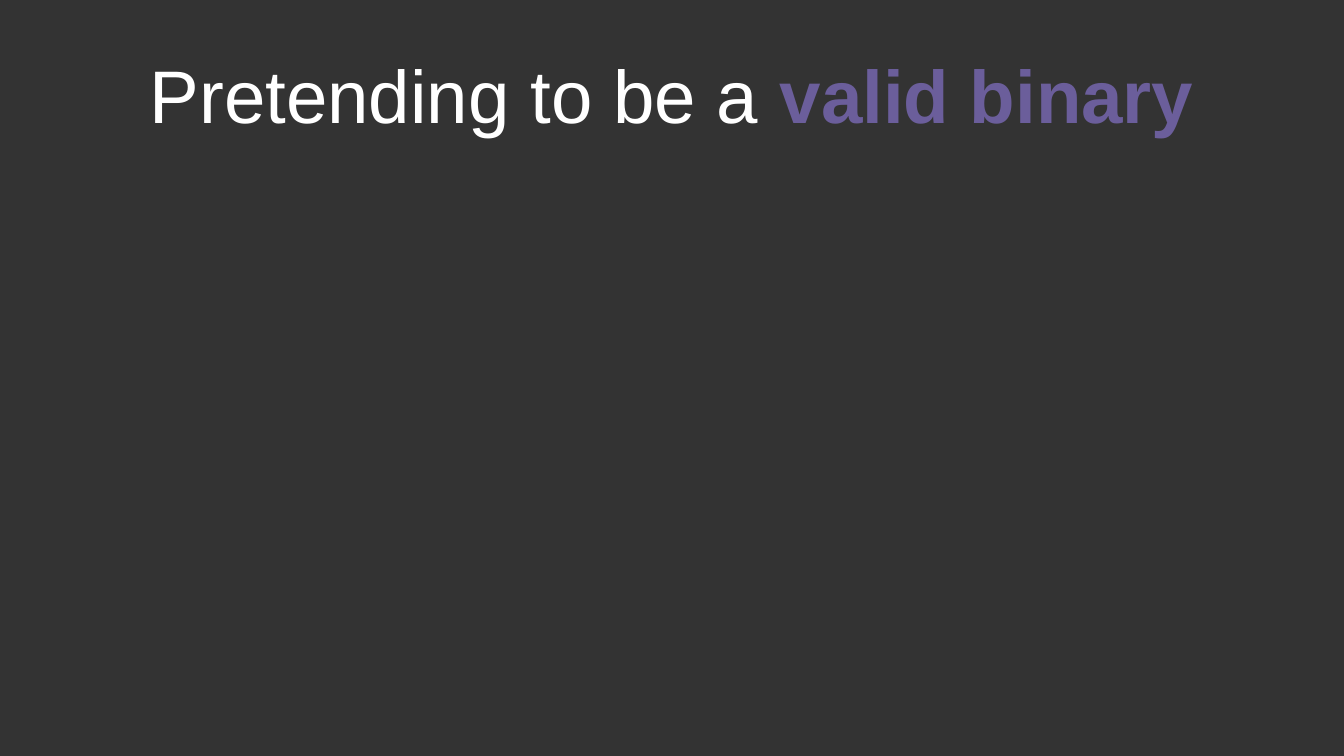
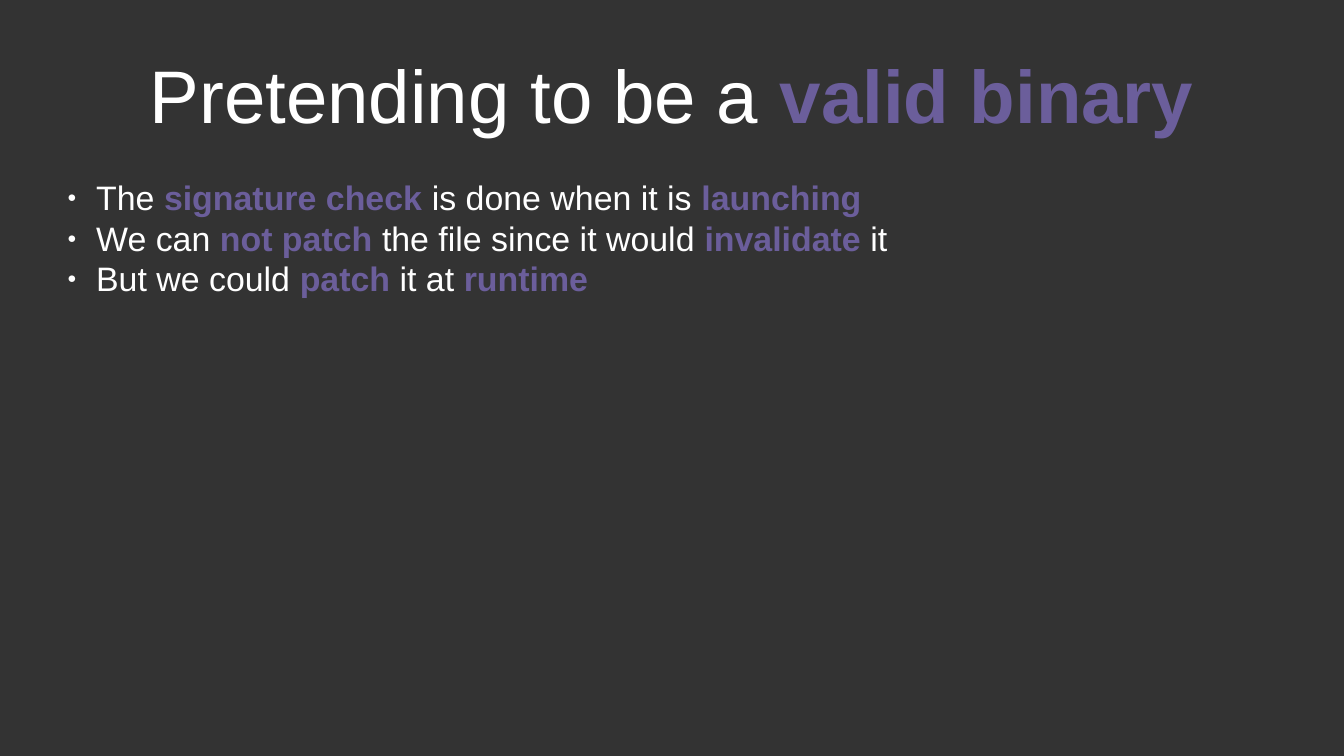
Before and after one commit to 0x0000z3r0/amfi, a slide deck: slide 66 of osx_amfi.odp. Drawn at 1344x756 pixels with LibreOffice and Linux fonts; fonts in the diff are those of the drawing. Boxes give left, top, right and bottom in pixels: in the first picture for what was removed or moved away, otherwise in the second. Text is boxed around its words. In the diff, an @@ line names an element or a change of style, - is before the commit and + after.

```diff
--- a/osx_amfi.odp
+++ b/osx_amfi.odp
@@ text added at (96, 185, 887, 298), 20 pt, text #FFFFFF @@
+● The signature check is done when it is launching
+● We can not patch the file since it would invalidate it
+● But we could patch it at runtime
```
Also in this commit, not shown: 1 other slide changed, 10 slides added, 6 other files.
